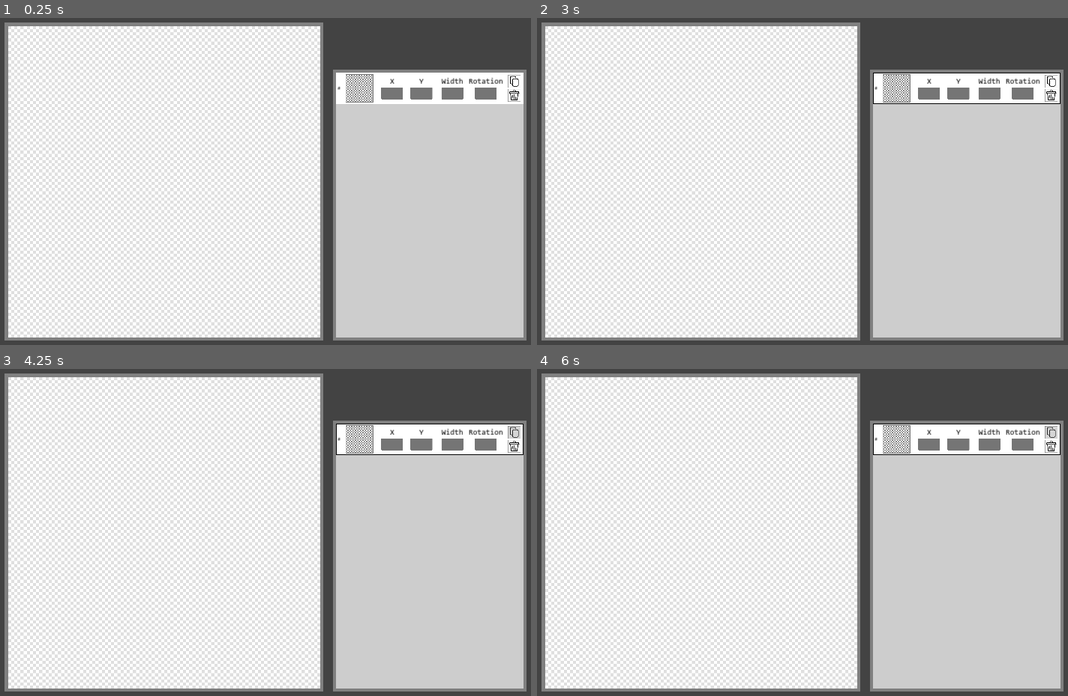
Above: before the commit, frames 1-4 (two rows, left to right).
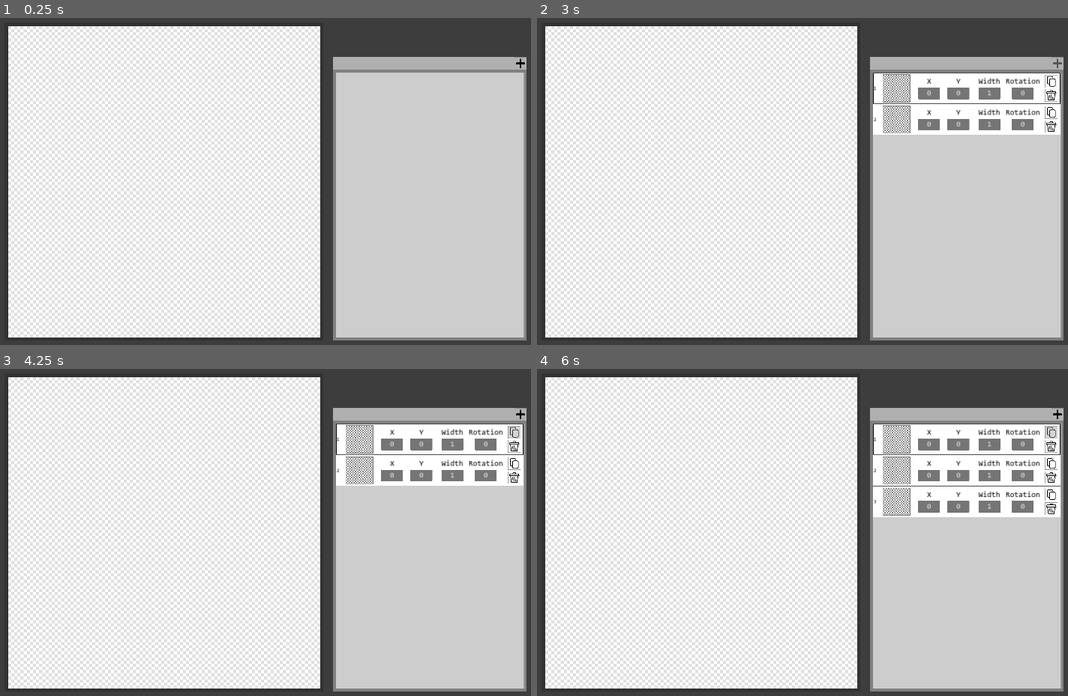
Above: after the commit, the same moments.

Repository: rawii22/PlaidGenerator
Game: Godot game, scene res://Scenes/main.tscn
Same seed, same stepped clock (60 frames per second), same inputs: the game is played once before the commit and once after it.
Inputs (mouse positions are in pixels of both pictures, inside the frame that each line leads up to):
- Up to frame 1 (0.25 s): no input
- Up to frame 2 (3 s): click (1052, 80) at 0.52 s; click (1057, 63) at 1.27 s; click (1052, 80) at 2.02 s; click (1057, 63) at 2.77 s
- Up to frame 3 (4.25 s): click (515, 431) at 3.52 s
- Up to frame 4 (6 s): click (1052, 431) at 4.27 s; click (1057, 414) at 5.02 s; click (1052, 431) at 5.77 s

The runs differ from the first frame. In frame 1, 7.2% of the frame differs, in the area x 0-100%, y 1-99%; in frame 2, 7.3%; in frame 3, 7.3%; in frame 4, 11%.

Commit message:
Added "New Layer" button
Implemented a new button that allows you to create new layers. This also includes a shortcut on the "N" key. (scrolling is still broken)
Layer data now has default values.
Leading zero's will be removed from the layer data.
Tooltips are now consistent on all buttons.
Note: I'm really happy Godot already knows how to handle the placement of the color picker. If it's too low, it will move up automatically!

Diff:
--- a/Scenes/canvas.tscn
+++ b/Scenes/canvas.tscn
@@ -16,7 +16,7 @@
 offset_bottom = 1020.0
 grow_horizontal = 2
 grow_vertical = 2
-color = Color(0.501961, 0.501961, 0.501961, 1)
+color = Color(0.196078, 0.196078, 0.196078, 1)
 
 [node name="PatternArea" type="TextureRect" parent="."]
 anchors_preset = 8
--- a/Scenes/input_box.gd
+++ b/Scenes/input_box.gd
@@ -29,14 +29,21 @@
 
 
 func _on_text_submitted(new_text):
-	validateRotation()
+	remove_leading_zeros()
+	validate_rotation()
 
 
 func _on_focus_exited():
-	validateRotation()
+	remove_leading_zeros()
+	validate_rotation()
 
 
-func validateRotation():
+func remove_leading_zeros():
+	self.text = str(input_num)
+	self.set_caret_column(self.text.length())
+
+
+func validate_rotation():
 	if self.name == "Rotation":
 		if input_num < 0 or input_num >= 180:
 			self.text = str(input_num % 180)
--- a/Scenes/layer.gd
+++ b/Scenes/layer.gd
@@ -1,9 +1,16 @@
 extends Node2D
+
+
+var layer_ID = -1
 
 
 # Called when the node enters the scene tree for the first time.
 func _ready():
-	pass # Replace with function body.
+	layer_ID = get_parent().get_parent().get_parent().num_layers
+	self.name = str(layer_ID)
+	$LayerID.text = str(layer_ID)
+	if layer_ID != 1:
+		self.position = get_parent().get_node(str((layer_ID - 1))).position + Vector2(0,200)
 
 
 # Called every frame. 'delta' is the elapsed time since the previous frame.
@@ -12,7 +19,7 @@
 
 
 func _on_color_picker_button_picker_created():
-	var picker = get_node("ColorPickerButton").get_picker()
+	var picker = $ColorPickerButton.get_picker()
 #	picker.custom_minimum_size.x = custom_minimum_size.x * 2
 #	picker.custom_minimum_size.y = custom_minimum_size.y * 2
 #	picker.size = Vector2i(custom_minimum_size.x * 2, custom_minimum_size.y * 2)
@@ -22,12 +29,12 @@
 
 #Update the color in the color box
 func _on_color_picker_button_color_changed(color):
-	get_node("ColorPickerButton").color = color
+	$ColorPickerButton.color = color
 
 
 func _on_layer_data_mouse_entered():
-	get_node("LayerData/Outline").set_color(Color(0,0,0,1))
+	$LayerData/Outline.set_color(Color(0,0,0,1))
 
 
 func _on_layer_data_mouse_exited():
-	get_node("LayerData/Outline").set_color(Color(1,1,1,1))
+	$LayerData/Outline.set_color(Color(1,1,1,1))
--- a/Scenes/layer.tscn
+++ b/Scenes/layer.tscn
@@ -12,6 +12,7 @@
 size = Vector2(1200, 200)
 
 [node name="Layer" type="Node2D"]
+position = Vector2(600, 100)
 script = ExtResource("1_dkhwn")
 
 [node name="LayerData" type="Area2D" parent="."]
@@ -48,6 +49,35 @@
 grow_horizontal = 2
 grow_vertical = 2
 mouse_filter = 2
+metadata/_edit_use_anchors_ = true
+
+[node name="TopBorder" type="ColorRect" parent="LayerData"]
+anchors_preset = 8
+anchor_left = 0.5
+anchor_top = 0.5
+anchor_right = 0.5
+anchor_bottom = 0.5
+offset_left = -600.0
+offset_top = -100.0
+offset_right = 600.0
+offset_bottom = -98.0
+grow_horizontal = 2
+grow_vertical = 2
+color = Color(0.290196, 0.290196, 0.290196, 1)
+
+[node name="BottomBorder" type="ColorRect" parent="LayerData"]
+anchors_preset = 8
+anchor_left = 0.5
+anchor_top = 0.5
+anchor_right = 0.5
+anchor_bottom = 0.5
+offset_left = -600.0
+offset_top = 98.0
+offset_right = 600.0
+offset_bottom = 100.0
+grow_horizontal = 2
+grow_vertical = 2
+color = Color(0.290196, 0.290196, 0.290196, 1)
 
 [node name="ColorPickerButton" type="ColorPickerButton" parent="."]
 custom_minimum_size = Vector2(180, 180)
@@ -84,12 +114,15 @@
 text = "Y"
 horizontal_alignment = 1
 vertical_alignment = 1
+metadata/_edit_use_anchors_ = true
 
 [node name="YPos" parent="." instance=ExtResource("3_d3s57")]
 offset_left = -124.0
 offset_top = -5.0
 offset_right = 16.0
 offset_bottom = 70.0
+text = "0"
+metadata/_edit_use_anchors_ = true
 
 [node name="XLabel" type="Label" parent="."]
 anchors_preset = 8
@@ -109,12 +142,15 @@
 text = "X"
 horizontal_alignment = 1
 vertical_alignment = 1
+metadata/_edit_use_anchors_ = true
 
 [node name="XPos" parent="." instance=ExtResource("3_d3s57")]
 offset_left = -312.0
 offset_top = -5.0
 offset_right = -172.0
 offset_bottom = 70.0
+text = "0"
+metadata/_edit_use_anchors_ = true
 
 [node name="WidthLabel" type="Label" parent="."]
 anchors_preset = 8
@@ -134,12 +170,15 @@
 text = "Width"
 horizontal_alignment = 1
 vertical_alignment = 1
+metadata/_edit_use_anchors_ = true
 
 [node name="Width" parent="." instance=ExtResource("3_d3s57")]
 offset_left = 74.0
 offset_top = -5.0
 offset_right = 214.0
 offset_bottom = 70.0
+text = "1"
+metadata/_edit_use_anchors_ = true
 
 [node name="RotationLabel" type="Label" parent="."]
 anchors_preset = 8
@@ -159,14 +198,17 @@
 text = "Rotation"
 horizontal_alignment = 1
 vertical_alignment = 1
+metadata/_edit_use_anchors_ = true
 
 [node name="Rotation" parent="." instance=ExtResource("3_d3s57")]
 offset_left = 288.0
 offset_top = -5.0
 offset_right = 428.0
 offset_bottom = 70.0
-
-[node name="Copy" type="TextureButton" parent="."]
+text = "0"
+metadata/_edit_use_anchors_ = true
+
+[node name="Duplicate" type="TextureButton" parent="."]
 anchors_preset = 8
 anchor_left = 0.5
 anchor_top = 0.5
@@ -178,21 +220,24 @@
 offset_bottom = -5.0
 grow_horizontal = 2
 grow_vertical = 2
-tooltip_text = "Copy"
+tooltip_text = "Duplicate"
 mouse_filter = 1
 texture_normal = ExtResource("3_4ht35")
 texture_pressed = ExtResource("3_4ht35")
 texture_hover = ExtResource("4_w4i8v")
+metadata/_edit_use_anchors_ = true
 
 [node name="Delete" type="TextureButton" parent="."]
 offset_left = 500.0
 offset_top = 5.0
 offset_right = 580.0
 offset_bottom = 85.0
+tooltip_text = "Delete"
 mouse_filter = 1
 texture_normal = ExtResource("4_86dka")
 texture_pressed = ExtResource("4_86dka")
 texture_hover = ExtResource("6_dvuh3")
+metadata/_edit_use_anchors_ = true
 
 [node name="LayerID" type="Label" parent="."]
 anchors_preset = 8
@@ -200,17 +245,18 @@
 anchor_top = 0.5
 anchor_right = 0.5
 anchor_bottom = 0.5
-offset_left = -590.0
-offset_top = -25.0
-offset_right = -550.0
-offset_bottom = 29.0
-grow_horizontal = 2
-grow_vertical = 2
-theme_override_colors/font_color = Color(0, 0, 0, 1)
-theme_override_fonts/font = ExtResource("2_ahlwo")
-theme_override_font_sizes/font_size = 30
-text = "#"
-vertical_alignment = 1
+offset_left = -597.0
+offset_top = -24.0
+offset_right = -543.0
+offset_bottom = 30.0
+grow_horizontal = 2
+grow_vertical = 2
+theme_override_colors/font_color = Color(0, 0, 0, 1)
+theme_override_fonts/font = ExtResource("2_ahlwo")
+theme_override_font_sizes/font_size = 32
+text = "###"
+vertical_alignment = 1
+metadata/_edit_use_anchors_ = true
 
 [connection signal="mouse_entered" from="LayerData" to="." method="_on_layer_data_mouse_entered"]
 [connection signal="mouse_exited" from="LayerData" to="." method="_on_layer_data_mouse_exited"]
--- /dev/null
+++ b/Scenes/layers.gd
@@ -0,0 +1,27 @@
+extends Node2D
+
+var Layer = preload("res://Scenes/layer.tscn")
+var num_layers = 0
+
+# Called when the node enters the scene tree for the first time.
+func _ready():
+	pass # Replace with function body.
+
+
+# Called every frame. 'delta' is the elapsed time since the previous frame.
+func _process(delta):
+	pass
+
+
+func _on_new_layer_button_pressed():
+	create_new_layer()
+
+
+func _input(event):
+	if event.is_action_pressed("Create New Layer"):
+		create_new_layer()
+
+
+func create_new_layer():
+	num_layers += 1
+	get_node("ScrollContainer/VBoxContainer").add_child(Layer.instantiate())
--- a/Scenes/layers.tscn
+++ b/Scenes/layers.tscn
@@ -1,8 +1,11 @@
-[gd_scene load_steps=2 format=3 uid="uid://dfjme138xwkw6"]
+[gd_scene load_steps=4 format=3 uid="uid://dfjme138xwkw6"]
 
-[ext_resource type="PackedScene" uid="uid://du0bqi64xdy5a" path="res://Scenes/layer.tscn" id="3_5np3f"]
+[ext_resource type="Script" path="res://Scenes/layers.gd" id="1_n2j73"]
+[ext_resource type="Texture2D" uid="uid://bhmnpqf02vq2n" path="res://Assets/add.png" id="1_yp5ff"]
+[ext_resource type="Texture2D" uid="uid://rjglca32amq0" path="res://Assets/addHover.png" id="2_j8ruy"]
 
 [node name="Layers" type="Node2D"]
+script = ExtResource("1_n2j73")
 
 [node name="Outline" type="ColorRect" parent="."]
 anchors_preset = 8
@@ -26,23 +29,60 @@
 anchor_bottom = 0.5
 offset_left = -600.0
 offset_top = -850.0
-offset_right = 600.0
+offset_right = 604.0
 offset_bottom = 850.0
 grow_horizontal = 2
 grow_vertical = 2
 color = Color(0.803922, 0.803922, 0.803922, 1)
+
+[node name="ColorRect" type="ColorRect" parent="."]
+anchors_preset = 8
+anchor_left = 0.5
+anchor_top = 0.5
+anchor_right = 0.5
+anchor_bottom = 0.5
+offset_left = -620.0
+offset_top = -950.0
+offset_right = 620.0
+offset_bottom = -870.0
+grow_horizontal = 2
+grow_vertical = 2
+color = Color(0.686275, 0.686275, 0.686275, 1)
+
+[node name="NewLayerButton" type="TextureButton" parent="."]
+anchors_preset = 8
+anchor_left = 0.5
+anchor_top = 0.5
+anchor_right = 0.5
+anchor_bottom = 0.5
+offset_left = 540.0
+offset_top = -950.0
+offset_right = 620.0
+offset_bottom = -870.0
+grow_horizontal = 2
+grow_vertical = 2
+tooltip_text = "New Layer"
+texture_normal = ExtResource("1_yp5ff")
+texture_pressed = ExtResource("1_yp5ff")
+texture_hover = ExtResource("2_j8ruy")
 
 [node name="ScrollContainer" type="ScrollContainer" parent="."]
 custom_minimum_size = Vector2(1200, 1700)
 anchors_preset = 15
 anchor_right = 1.0
 anchor_bottom = 1.0
+offset_left = -600.0
+offset_top = -850.0
+offset_right = 608.0
+offset_bottom = 850.0
 grow_horizontal = 2
 grow_vertical = 2
+horizontal_scroll_mode = 0
+vertical_scroll_mode = 2
 
 [node name="VBoxContainer" type="VBoxContainer" parent="ScrollContainer"]
+clip_contents = true
 custom_minimum_size = Vector2(1200, 1700)
 layout_mode = 2
 
-[node name="Layer" parent="ScrollContainer/VBoxContainer" instance=ExtResource("3_5np3f")]
-position = Vector2(600, 100)
+[connection signal="pressed" from="NewLayerButton" to="." method="_on_new_layer_button_pressed"]
--- a/Scenes/main.tscn
+++ b/Scenes/main.tscn
@@ -10,7 +10,7 @@
 [node name="Background" type="ColorRect" parent="."]
 offset_right = 3840.0
 offset_bottom = 2160.0
-color = Color(0.262745, 0.262745, 0.262745, 1)
+color = Color(0.239216, 0.239216, 0.239216, 1)
 
 [node name="Canvas" parent="." instance=ExtResource("2_hg78p")]
 position = Vector2(1080, 1080)
--- a/project.godot
+++ b/project.godot
@@ -24,6 +24,14 @@
 window/size/mode=2
 window/stretch/mode="canvas_items"
 
+[input]
+
+"Create New Layer"={
+"deadzone": 0.5,
+"events": [Object(InputEventKey,"resource_local_to_scene":false,"resource_name":"","device":-1,"window_id":0,"alt_pressed":false,"shift_pressed":false,"ctrl_pressed":false,"meta_pressed":false,"pressed":false,"keycode":0,"physical_keycode":78,"key_label":0,"unicode":110,"echo":false,"script":null)
+]
+}
+
 [rendering]
 
 renderer/rendering_method="gl_compatibility"
Binary file added: Assets/add.png
Not shown, added: Assets/add.png.import
Binary file added: Assets/addHover.png
Not shown, added: Assets/addHover.png.import
